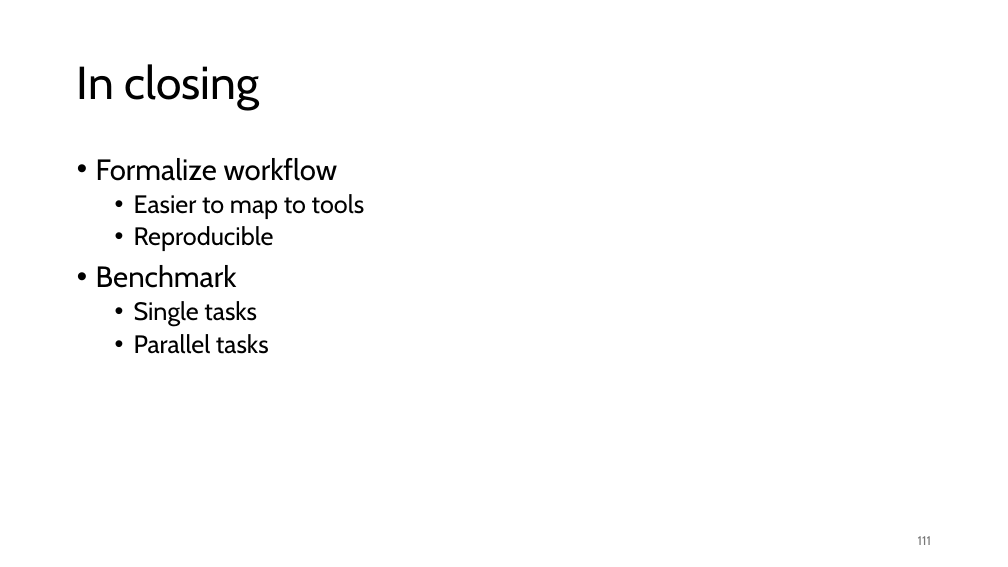
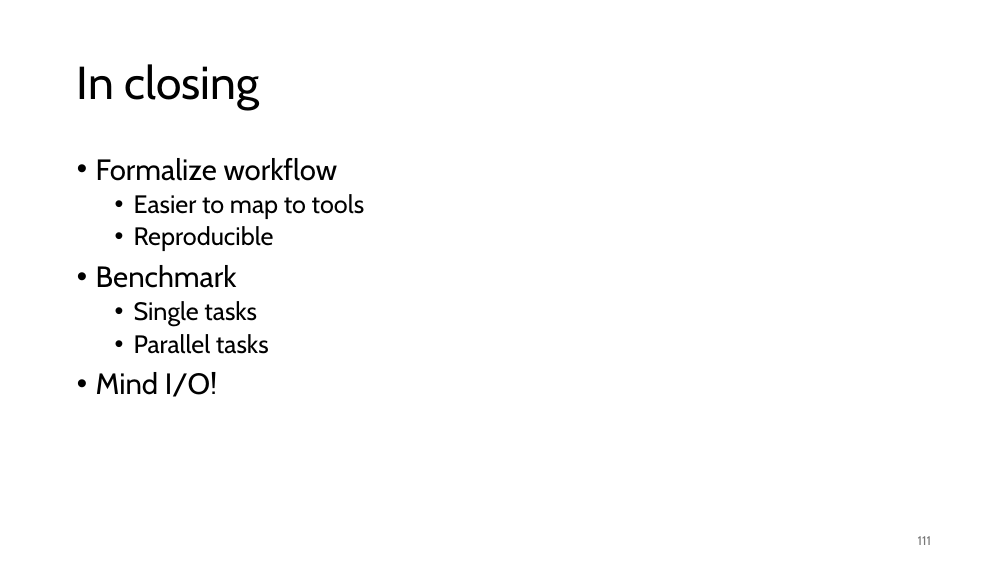
Before and after one commit to gjbex/Workflows-for-HPC, a slide deck: slide 111 of workflow_for_HPC.pptx. Drawn at 1008x567 pixels with LibreOffice and Linux fonts; fonts in the diff are those of the drawing. Boxes give left, top, right and bottom in pixels: in the first picture for what was removed or moved away, otherwise in the second. Text is boxed around its words. In the diff, an @@ line names an element or a change of style, - is before the commit and + after.

Commit message:
Add remark on I/O

```diff
--- a/workflow_for_HPC.pptx
+++ b/workflow_for_HPC.pptx
@@ text at bbox=[96, 372, 217, 397]: paragraph added @@
+• Mind I/O!
```
